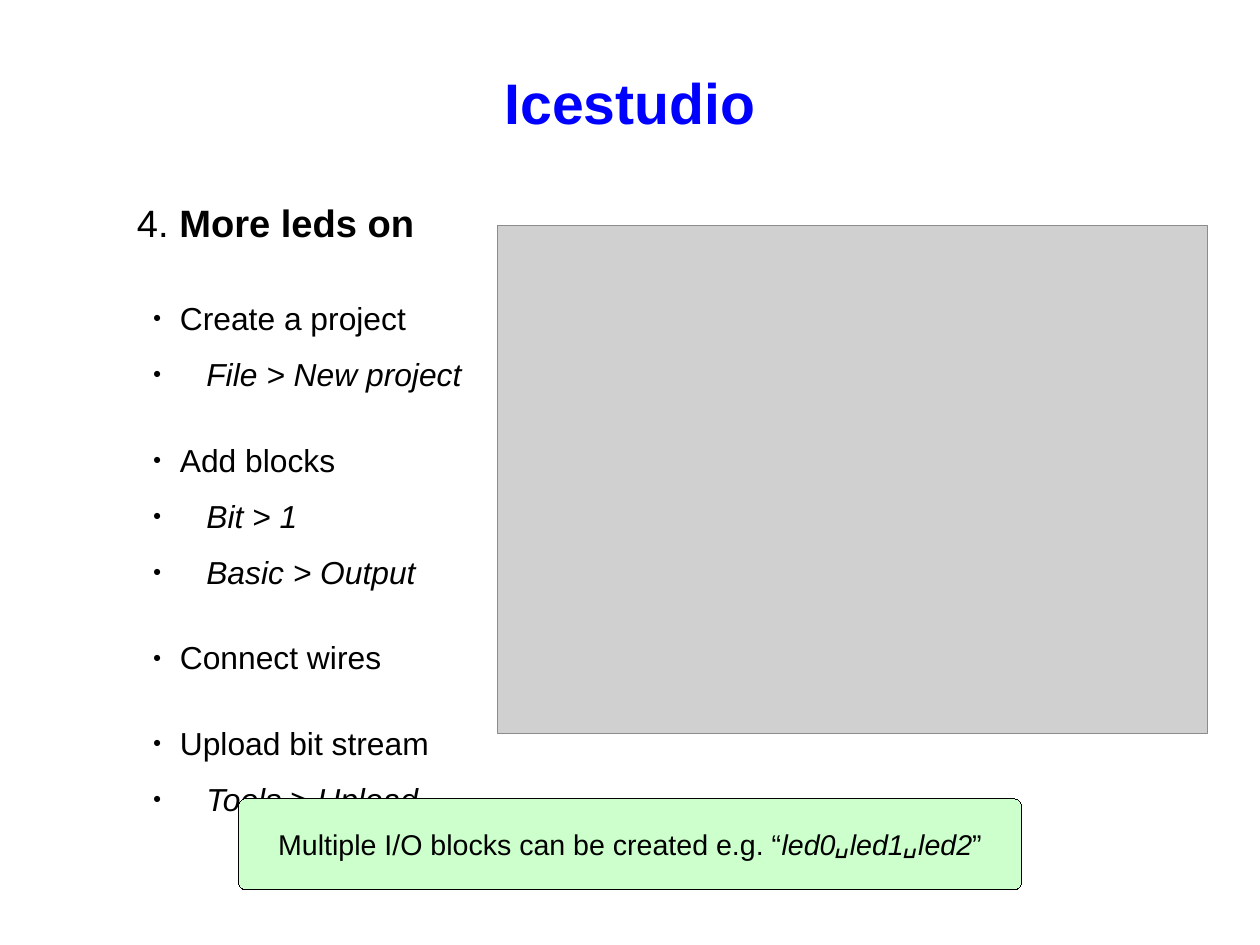
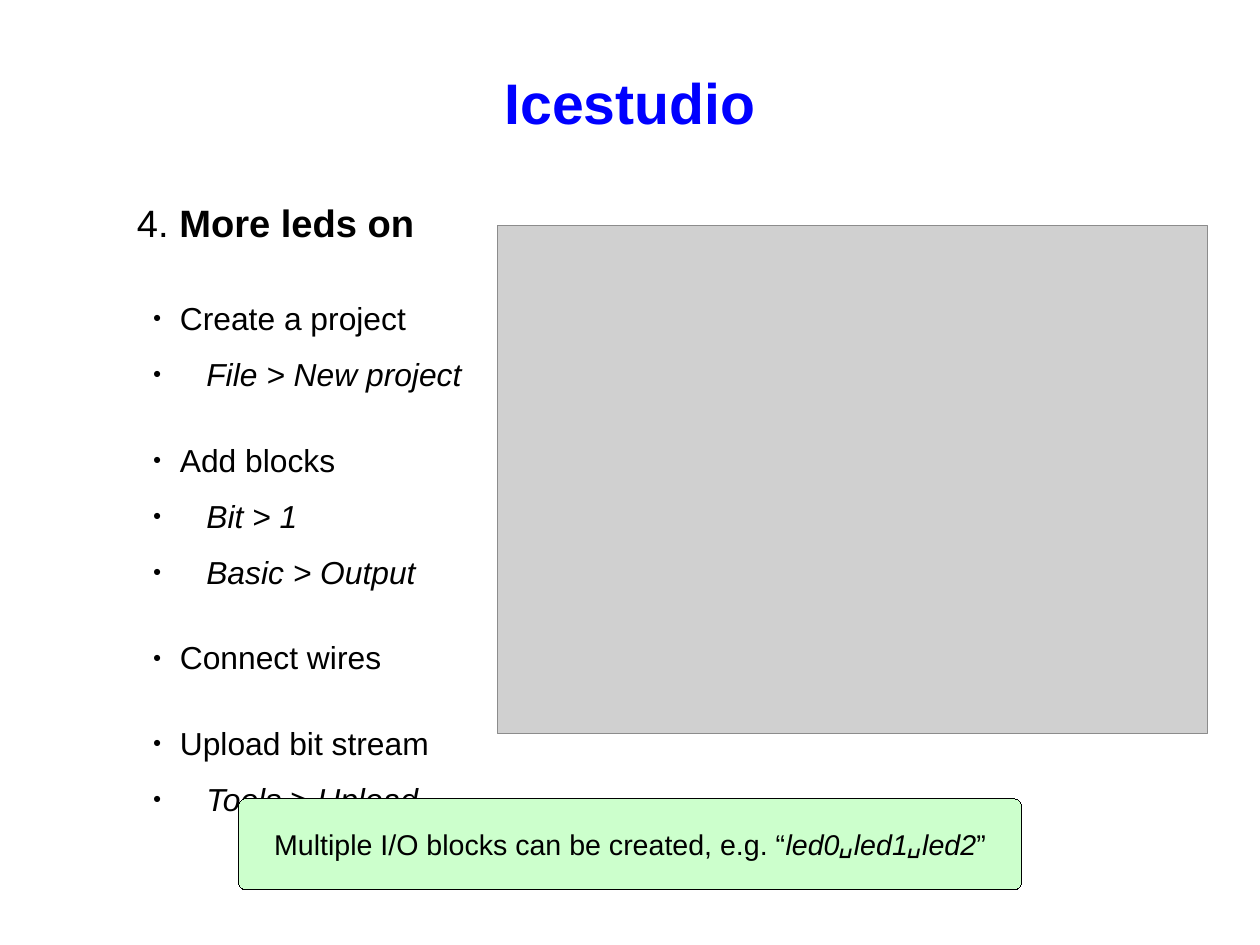
Before and after one commit to FPGAwars/workshops, a slide deck: slide 12 of 2016-11-05-OSHWDem16/presentation/slides.odp. Drawn at 1260x945 pixels with LibreOffice and Linux fonts; fonts in the diff are those of the drawing; grey boxes stand for pictures. Boxes give left, top, right and bottom in pixels: in the first picture for what was removed or moved away, otherwise in the second. Text is boxed around its words. In the diff, an @@ line names an element or a change of style, - is before the commit and + after.

```diff
--- a/2016-11-05-OSHWDem16/presentation/slides.odp
+++ b/2016-11-05-OSHWDem16/presentation/slides.odp
@@ text in rounded rectangle at (274,834,976,861): text changed @@
-Multiple I/O blocks can be created e.g. “led0␣led1␣led2”
+Multiple I/O blocks can be created, e.g. “led0␣led1␣led2”
```
Also in this commit, not shown: 14 other slides changed, 1 slide added, 1 other file.
